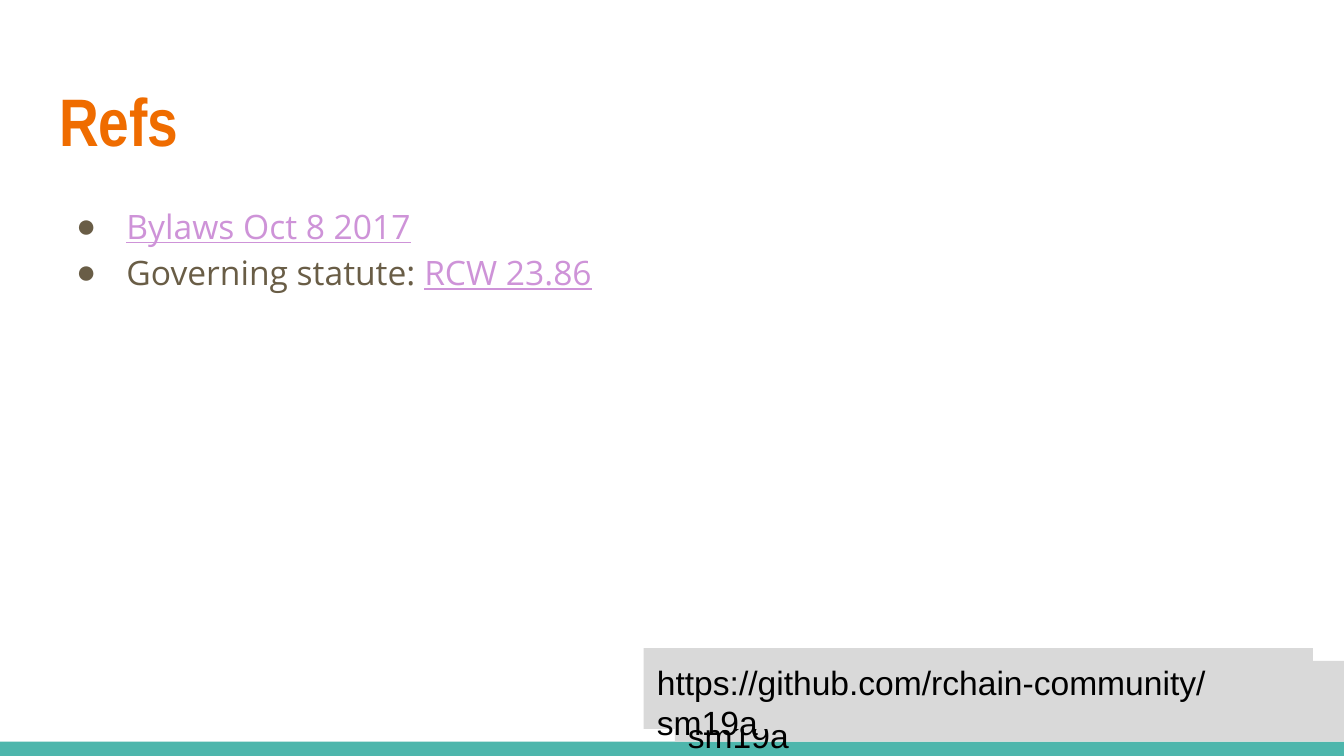
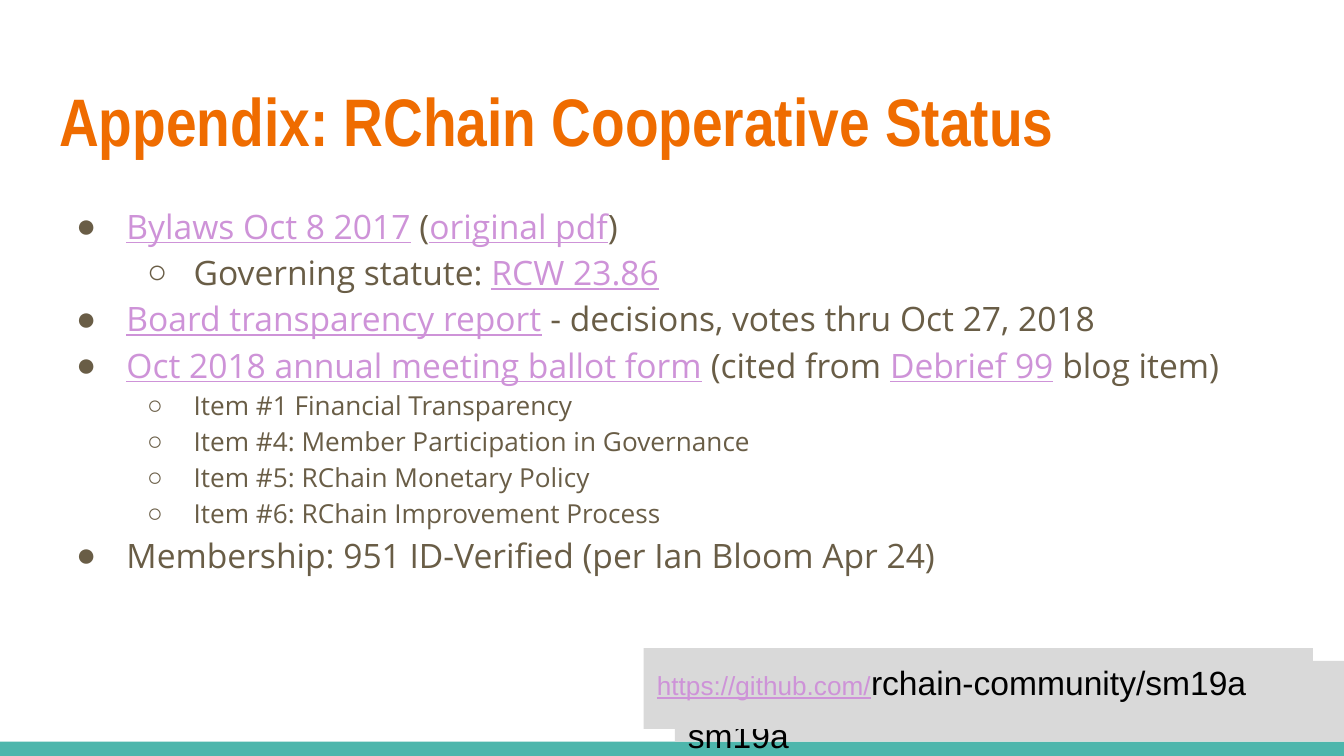
Before and after one commit to rchain-community/sm19a, a slide deck: slide 15 of sm19a-meeting-notes.odp (slide 7 before the commit). Drawn at 1344x756 pixels with LibreOffice and Linux fonts; fonts in the diff are those of the drawing. Boxes give left, top, right and bottom in pixels: in the first picture for what was removed or moved away, otherwise in the second. Text is boxed around its words. In the diff, an @@ line names an element or a change of style, - is before the commit and + after.

Commit message:
meeting slides as of May 4 session

```diff
--- a/sm19a-meeting-notes.odp
+++ b/sm19a-meeting-notes.odp
@@ title at [59, 97, 1053, 158]: text changed @@
-Refs
+Appendix: RChain Cooperative Status
@@ text at [126, 213, 618, 247]: text changed @@
-● Bylaws Oct 8 2017
+● Bylaws Oct 8 2017 (original pdf)
@@ text at [194, 260, 659, 293]: bullet ● to ○; list level 1 to 2 in "Governing statute: RCW 23.86" @@
@@ text at [126, 305, 1219, 576]: paragraphs added @@
+● Board transparency report - decisions, votes thru Oct 27, 2018
+● Oct 2018 annual meeting ballot form (cited from Debrief 99 blog item)
+  ○ Item #1 Financial Transparency
+  ○ Item #4: Member Participation in Governance
+  ○ Item #5: RChain Monetary Policy
+  ○ Item #6: RChain Improvement Process
+● Membership: 951 ID-Verified (per Ian Bloom Apr 24)
@@ rectangle "https://github.com/rchain-community/sm19a" at [644, 648, 1313, 728]: size 18 to 14 pt, text colour #000000 to #CE93D8, underline on in "https://github.com/rchain-community/sm19a" @@
```
Also in this commit, not shown: 4 other slides changed, 12 slides added, 1 slide removed, 2 other files.
